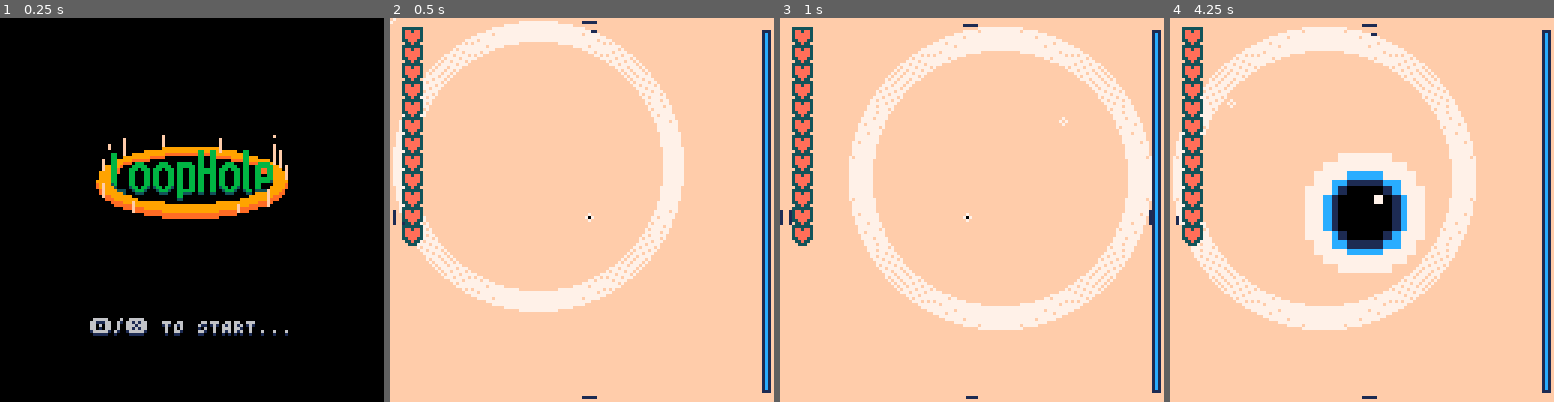
Above: before the commit, frames 1-4 (left to right).
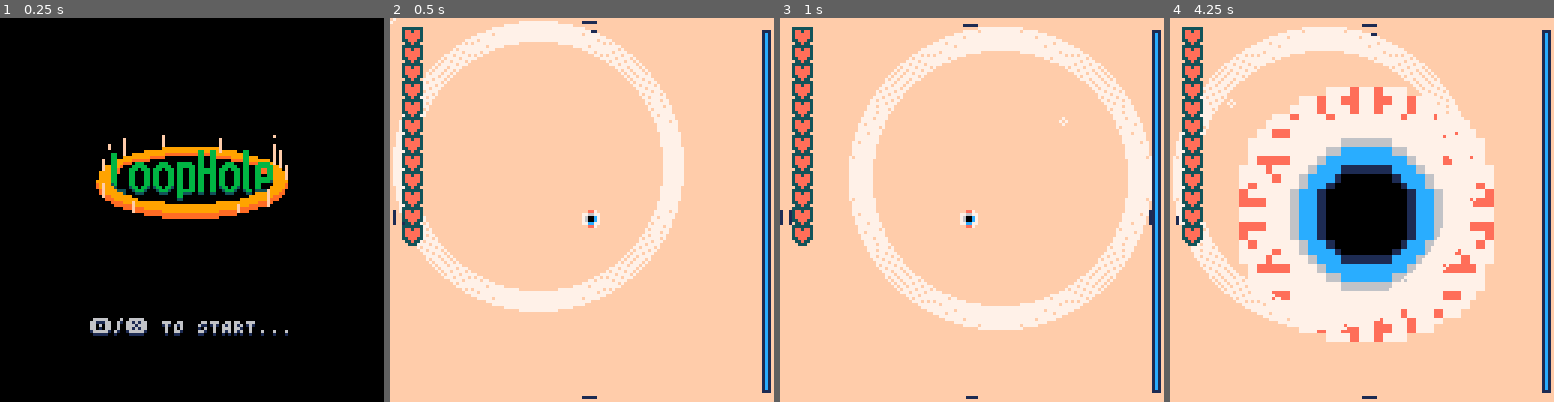
Above: after the commit, the same moments.

Repository: Alfie-Edwards/LoopHole
Game: PICO-8 cartridge loop.p8
Same seed, same stepped clock (60 frames per second), same inputs: the game is played once before the commit and once after it.
Inputs (mouse positions are in pixels of both pictures, inside the frame that each line leads up to):
- Up to frame 1 (0.25 s): no input
- Up to frame 2 (0.5 s): tap X (X key) at 0.33 s
- Up to frame 3 (1 s): click (1060, 121) at 0.67 s; tap O (Z key) at 0.7 s
- Up to frame 4 (4.25 s): tap X (X key) at 1.07, 1.85, 2.97, 4.08 s; click (1216, 267) at 1.22 s; tap O (Z key) every 0.4 s from 1.7 to 4.1 s; click (1277, 114) at 1.77 s; click (1342, 259) at 2.32 s; click (1404, 106) at 2.87 s; click (1465, 256) at 3.42 s; click (1231, 102) at 3.97 s

Frame 1 is identical in both runs. In frame 2, 0.2% of the frame differs, in the area x 50-55%, y 50-55%; in frame 3, 0.2%; in frame 4, 30%, in the area x 17-85%, y 17-85%.

Commit message:
make a wrapper fn for sprite-based cutscenes inc. corners; other cleanup

Diff:
--- a/timeline.lua
+++ b/timeline.lua
@@ -169,6 +169,72 @@
 	}
 end
 
+-- size = the width of the sprite in the world (not on the sprite sheet)
+--        for 'corner' sprites, this is the width of *one* of the corners.
+function _make_sprite_zoom_scene(bg_col, sprite, spr_z_start, size, x, y, flip_x, flip_y)
+	if (x == nil) x = 0
+	if (y == nil) y = 0
+	if (flip_x == nil) flip_x = false
+	if (flip_y == nil) flip_y = false
+
+	return {
+		background_colour=bg_col,
+		has_finished=function(this, progress)
+			return progress >= spr_z_start
+		end,
+		draw_background=function(this, progress, next_bg_col)
+			reset_pal()
+			palt(9, false)
+			cls(9)
+			reset_pal()
+
+			local z = spr_z_start - progress
+			if z == 0 then
+				z = 0.01
+			end
+
+			local sx, sy = world_to_screen(x, y, z)
+			local ssize = cam.zoom * (size / z)
+
+			if sprite.corner then
+				-- NOTE: smush the quarters together by a pixel cause otherwise
+				--       you get thin gaps when far away
+				-- top-left
+				sspr(sprite.x, sprite.y,
+				     sprite.w, sprite.h,
+				     (sx - ssize) + 1, (sy - ssize) + 1,
+				     ssize, ssize,
+				     true, false)
+				-- top-right
+				sspr(sprite.x, sprite.y,
+				     sprite.w, sprite.h,
+				     sx, (sy - ssize) + 1,
+				     ssize, ssize,
+				     false, false)
+				-- bottom-left
+				sspr(sprite.x, sprite.y,
+				     sprite.w, sprite.h,
+				     (sx - ssize) + 1, sy,
+				     ssize, ssize,
+				     true, true)
+				-- bottom-right
+				sspr(sprite.x, sprite.y,
+				     sprite.w, sprite.h,
+				     sx, sy,
+				     ssize, ssize,
+				     false, true)
+			else
+				local srad = ssize / 2
+				sspr(sprite.x, sprite.y,    -- sprite_x, sprite_y
+				     sprite.w, sprite.h,    -- sprite_w, sprite_h
+				     sx - srad, sy - srad,  -- x, y
+				     ssize, ssize,          -- w, h
+				     false, false)          -- flip_x, flip_y
+			 end
+		end,
+	}
+end
+
 function vein_curio(config)
 	local curios = {}
 
@@ -289,55 +355,29 @@
 		curio.dist *= -1
 	end
 	local sa, ca = sin(curio.a), cos(curio.a)
-	curio.x1 = -2000 * ca + curio.dist * sa
-	curio.y1 = -2000 * sa + curio.dist * ca
-	curio.x2 = 2000 * ca + curio.dist * sa
-	curio.y2 = 2000 * sa + curio.dist * ca
+	local very_far = 2000
+	curio.x1 = -very_far * ca + curio.dist * sa
+	curio.y1 = -very_far * sa + curio.dist * ca
+	curio.x2 = very_far * ca + curio.dist * sa
+	curio.y2 = very_far * sa + curio.dist * ca
 	curio.dist = nil
 	curio.a = nil
 	return line_curio(curio)
 end
 
+
 timeline = {
 	-- mandatory fields:
 	--
-	-- * background_colour (int)
-	-- * has_finished=function(this, progress)
+	-- * background_colour = int
+	-- * has_finished = function(this, progress)
 	--
 	-- optional (but called with fallbacks externally):
 	--
-	-- * draw_background=function(this, progress, next_bg_col)
-	-- * update=function(this, progress)  (should return any new curios to handle)
-	-- * end_scene=function(this)
-
-	{  -- eye
-		background_colour=15,
-		has_finished=function(this, progress)
-			return progress >= z_start
-		end,
-		draw_background=function(this, progress, next_bg_col)
-			cls(this.background_colour)
-
-			palt(0, false)
-			palt(15, true)
-
-			local z = z_start - progress
-			if z == 0 then
-				z = 0.01
-			end
-
-			local r = 16 -- half the width of the sprite in the world (not on the sprite sheet)
-
-			local sx, sy = world_to_screen(0, 0, z)
-			local sr = cam.zoom * (r / z)
-			local spr = sprite_index.eye
-			sspr(spr.x, spr.y,          -- sprite_x, sprite_y
-			     spr.w, spr.h,              -- sprite_w, sprite_h
-			     sx - sr, sy - sr,  -- x, y
-			     2 * sr, 2 * sr,    -- w, h
-			     false, false)      -- flip_x, flip_y
-		end,
-	},
+	-- * draw_background = function(this, progress, next_bg_col)
+	-- * update = function(this, progress)  (should return any new curios to handle)
+	-- * end_scene = function(this)
+	_make_sprite_zoom_scene(15, sprite_index.eye2, z_start, 32),
 	_make_curio_spawner_scene(0,
 		{
 			{
@@ -626,135 +666,81 @@
 				}),
 			},
 		}, _make_dust_spawner(8)),
-		{  -- eye
-				background_colour=8,
-				has_finished=function(this, progress)
-					return progress >= 15
-				end,
-				draw_background=function(this, progress, next_bg_col)
-					cls(this.background_colour)
-
-					palt(0, false)
-					palt(15, true)
-
-					local z = 15 - progress
-					if z == 0 then
-						z = 0.01
-					end
-
-					local r = 16 -- half the width of the sprite in the world (not on the sprite sheet)
-
-					local sx, sy = world_to_screen(-0.5, -0.5, z)
-					local sr = cam.zoom * (r / z)
-					local spr = sprite_index.virus4
-					sspr(spr.x, spr.y,          -- sprite_x, sprite_y
-					     spr.w, spr.h,              -- sprite_w, sprite_h
-					     sx - sr, sy - sr,  -- x, y
-					     2 * sr, 2 * sr,    -- w, h
-					     false, false)      -- flip_x, flip_y
-				end,
-		},
-		_make_curio_spawner_scene(7,
-		{
-			{
-				progress = 0,
-				curios = stick_and_ball_curio({
-					x = 0, y = 0, r = 12, scale = 0.16,
-					ball_r = 8, stick_r = 2,
-					stick_color = 6,
-					balls = ball_ring(4, 12),
-					sticks = {{1, 2}, {2, 4}, {3, 4}},
-				})
-			},
-			{
-				progress = 5,
-				curios = stick_and_ball_curio({
-					x = 0, y = 0, r = 12, scale = 0.2,
-					ball_r = 4, stick_r = 2,
-					stick_color = 6,
-					balls = ball_ring(3, 12),
-					sticks = sticks_open_loop(3),
-				})
-			},
-			{
-				progress = 10,
-				curios = stick_and_ball_curio({
-					x = -16, y = 0, r = 12, scale = 0.24,
-					ball_r = 4, stick_r = 2,
-					stick_color = 6,
-					balls = ball_ring(2, 12),
-					sticks = sticks_open_loop(2),
-				})
-			},
-			{
-				progress = 15,
-				curios = stick_and_ball_curio({
-					x = 12, y = -12, r = 12, scale = 0.28,
-					ball_r = 4, stick_r = 2,
-					stick_color = 6,
-					balls = ball_ring(3, 12),
-					sticks = sticks_open_loop(3),
-				})
-			},
-			{
-				progress = 20,
-				curios = stick_and_ball_curio({
-					x = 0, y = 0, r = 12, scale = 0.32,
-					ball_r = 4, stick_r = 2,
-					stick_color = 6,
-					balls = ball_ring(3, 12),
-					sticks = sticks_closed_loop(3),
-				})
-			},
-			{
-				progress = 25,
-				curios = stick_and_ball_curio({
-					x = -12, y = 12, r = 12, scale = 0.36,
-					ball_r = 4, stick_r = 2,
-					stick_color = 6,
-					balls = ball_ring(4, 12),
-					sticks = {{1, 2}, {2, 4}, {3, 4}, {1, 3}},
-				})
-			},
-			{
-				progress = 30,
-				curios = stick_and_ball_curio({
-					x = 0, y = 0, r = 12, scale = 0.5,
-					ball_r = 4, stick_r = 2,
-					stick_color = 6,
-					balls = ball_ring(5, 12),
-					sticks = sticks_open_loop(5),
-				})
-			},
-		}, _make_dust_spawner(6)),
-		{  -- eye
-				background_colour=7,
-				has_finished=function(this, progress)
-					return progress >= 10
-				end,
-				draw_background=function(this, progress, next_bg_col)
-					cls(this.background_colour)
-
-					palt(0, false)
-					palt(7, true)
-
-					local z = 10 - progress
-					if z == 0 then
-						z = 0.01
-					end
-
-					local r = 16 -- half the width of the sprite in the world (not on the sprite sheet)
-
-					local sx, sy = world_to_screen(-0.5, -0.5, z)
-					local sr = cam.zoom * (r / z)
-					local spr = sprite_index.atom
-					sspr(spr.x, spr.y,          -- sprite_x, sprite_y
-					     spr.w, spr.h,              -- sprite_w, sprite_h
-					     sx - sr, sy - sr,  -- x, y
-					     2 * sr, 2 * sr,    -- w, h
-					     false, false)      -- flip_x, flip_y
-				end,
-		},
+	_make_sprite_zoom_scene(8, sprite_index.virus4, 15, 32, -0.5, -0.5),
+	_make_curio_spawner_scene(7,
+	{
+		{
+			progress = 0,
+			curios = stick_and_ball_curio({
+				x = 0, y = 0, r = 12, scale = 0.16,
+				ball_r = 8, stick_r = 2,
+				stick_color = 6,
+				balls = ball_ring(4, 12),
+				sticks = {{1, 2}, {2, 4}, {3, 4}},
+			})
+		},
+		{
+			progress = 5,
+			curios = stick_and_ball_curio({
+				x = 0, y = 0, r = 12, scale = 0.2,
+				ball_r = 4, stick_r = 2,
+				stick_color = 6,
+				balls = ball_ring(3, 12),
+				sticks = sticks_open_loop(3),
+			})
+		},
+		{
+			progress = 10,
+			curios = stick_and_ball_curio({
+				x = -16, y = 0, r = 12, scale = 0.24,
+				ball_r = 4, stick_r = 2,
+				stick_color = 6,
+				balls = ball_ring(2, 12),
+				sticks = sticks_open_loop(2),
+			})
+		},
+		{
+			progress = 15,
+			curios = stick_and_ball_curio({
+				x = 12, y = -12, r = 12, scale = 0.28,
+				ball_r = 4, stick_r = 2,
+				stick_color = 6,
+				balls = ball_ring(3, 12),
+				sticks = sticks_open_loop(3),
+			})
+		},
+		{
+			progress = 20,
+			curios = stick_and_ball_curio({
+				x = 0, y = 0, r = 12, scale = 0.32,
+				ball_r = 4, stick_r = 2,
+				stick_color = 6,
+				balls = ball_ring(3, 12),
+				sticks = sticks_closed_loop(3),
+			})
+		},
+		{
+			progress = 25,
+			curios = stick_and_ball_curio({
+				x = -12, y = 12, r = 12, scale = 0.36,
+				ball_r = 4, stick_r = 2,
+				stick_color = 6,
+				balls = ball_ring(4, 12),
+				sticks = {{1, 2}, {2, 4}, {3, 4}, {1, 3}},
+			})
+		},
+		{
+			progress = 30,
+			curios = stick_and_ball_curio({
+				x = 0, y = 0, r = 12, scale = 0.5,
+				ball_r = 4, stick_r = 2,
+				stick_color = 6,
+				balls = ball_ring(5, 12),
+				sticks = sticks_open_loop(5),
+			})
+		},
+	}, _make_dust_spawner(6)),
+	_make_sprite_zoom_scene(7, sprite_index.atom, 10, 32, -0.5, -0.5),
 	_make_curio_spawner_scene(0,
 	{
 		{
@@ -821,7 +807,6 @@
 			}),
 		},
 	}, _make_dust_spawner(1)),
-
 }
 
 function scene(idx)
Not shown, changed: todo.md
